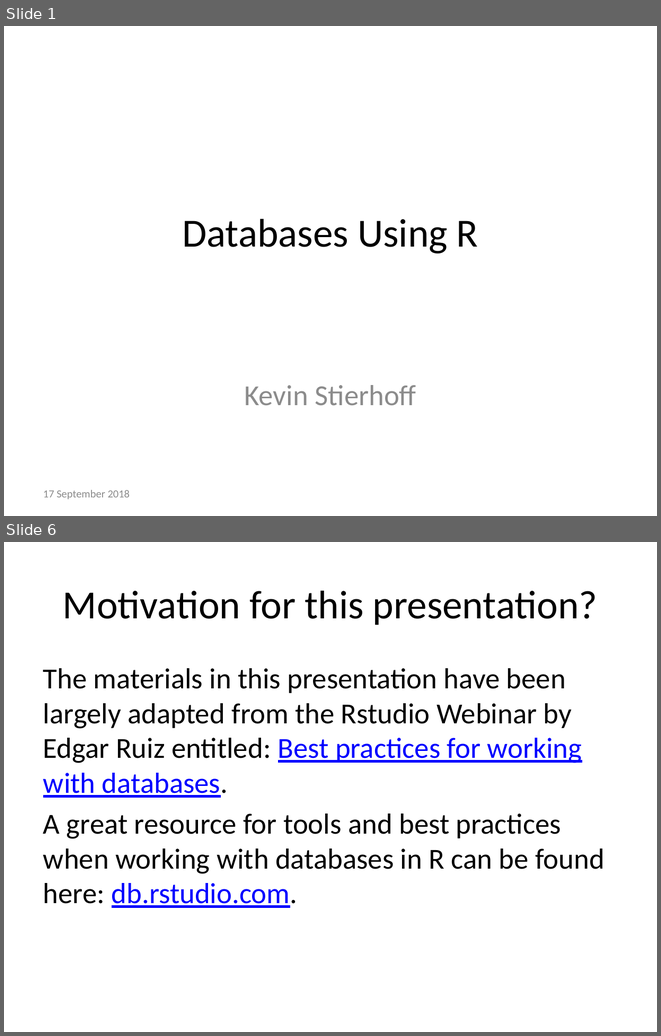
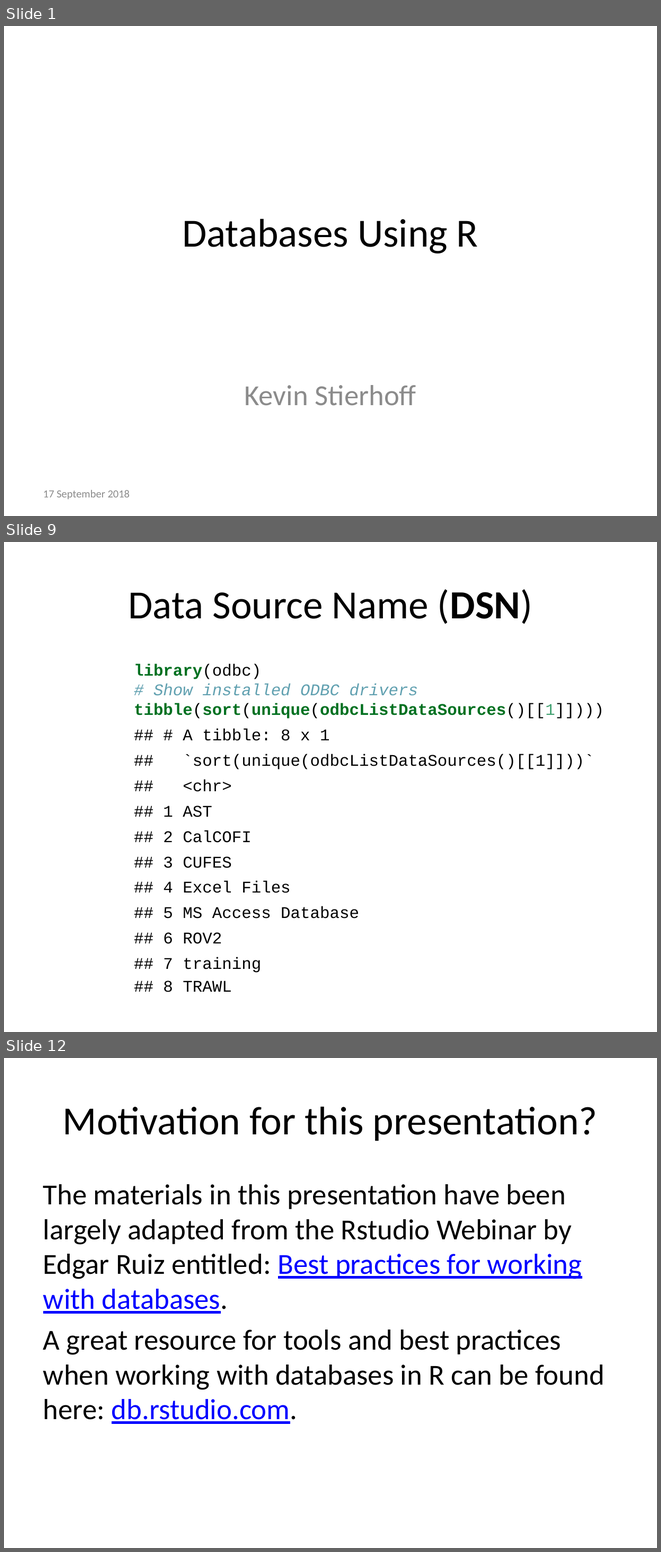
Before and after one commit to kstierhoff/rDatabase, a slide deck: Doc/databases-and-R_Presentation.pptx. Shown one above the other, each under a label of ours: slides 1 and 6 before the commit, slides 1, 9 and 12 after it; the slides between them are not shown. The pictures are 661x1036 and 661x1552 pixels, drawn with LibreOffice and Linux fonts; fonts in the diff are those of the drawing. Boxes give left, top, right and bottom in pixels: in the first picture for what was removed or moved away, otherwise in the second. Text is boxed around its words. In the diff, an @@ line names an element or a change of style, - is before the commit and + after.

```diff
--- a/Doc/databases-and-R_Presentation.pptx
+++ b/Doc/databases-and-R_Presentation.pptx
@@ slide 9 added at [4, 542, 657, 1032], background #FFFFFF @@
@@ title added at [129, 589, 532, 624], 44 pt, text #000000 @@
+Data Source Name (DSN)
@@ text added at [134, 664, 604, 972], 18 pt, text #000000 @@
+library(odbc)
+# Show installed ODBC drivers
+tibble(sort(unique(odbcListDataSources()[[1]])))
+## # A tibble: 8 x 1
+## `sort(unique(odbcListDataSources()[[1]]))`
+## <chr>
+## 1 AST
+## 2 CalCOFI
+## 3 CUFES
+## 4 Excel Files
+## 5 MS Access Database
+## 6 ROV2
+## 7 training
+## 8 TRAWL
@@ what was slide 6 is now slide 12 @@
```
Also in this commit, not shown: 2 slides changed, 11 other slides added, 3 slides removed, 10 other files.
